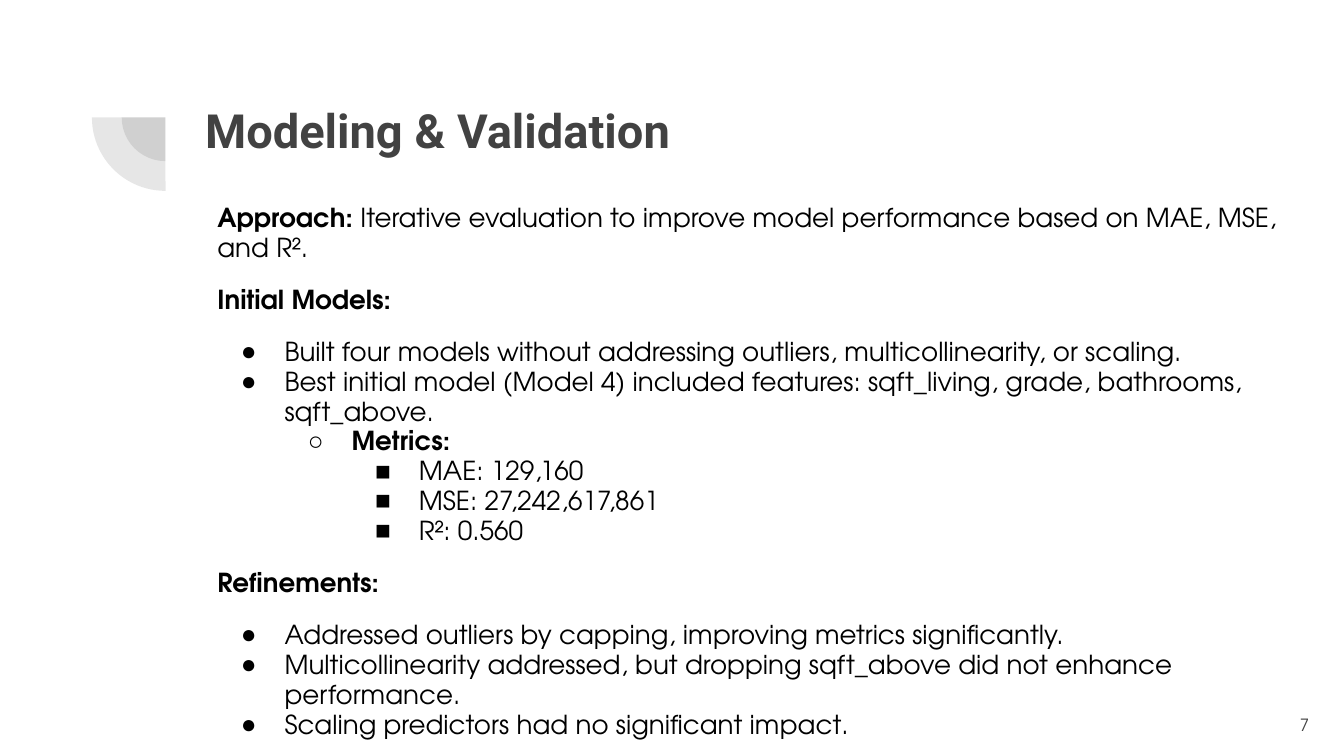
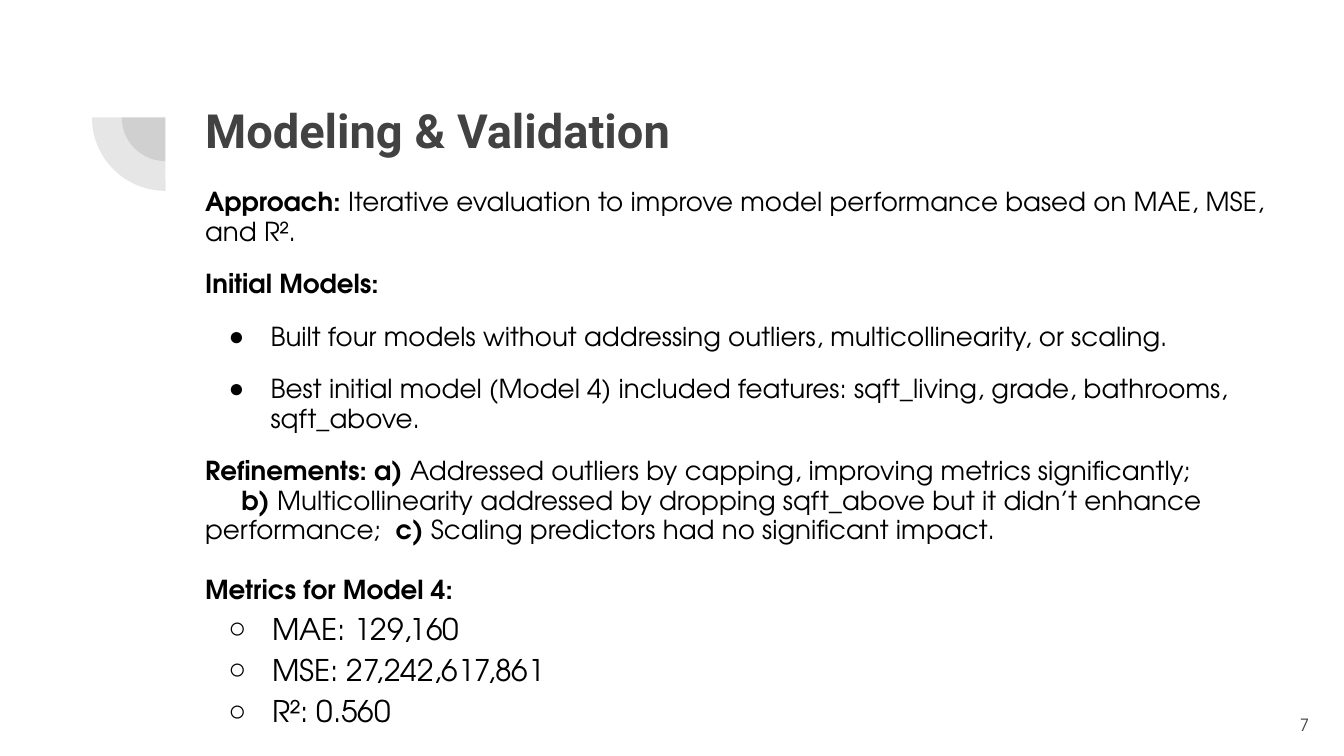
Before and after one commit to engige/king_county_modeling_project_g19, a slide deck: slide 7 of deliverables/King_County_Housing_Price_Modeling.pptx. Drawn at 1344x756 pixels with LibreOffice and Linux fonts; fonts in the diff are those of the drawing. Boxes give left, top, right and bottom in pixels: in the first picture for what was removed or moved away, otherwise in the second. Text is boxed around its words. In the diff, an @@ line names an element or a change of style, - is before the commit and + after.

```diff
--- a/deliverables/King_County_Housing_Price_Modeling.pptx
+++ b/deliverables/King_County_Housing_Price_Modeling.pptx
@@ text "Approach: Iterative evaluation to improve ...": place and size @@
-text "Approach: Iterative evaluation to improve ..." at (217, 207, 1276, 717)
+text "Approach: Iterative evaluation to improve ..." at (205, 191, 1264, 723)
@@ text at (271, 326, 1228, 723): size 14 to 16 pt in "MAE: 129,160", "MSE: 27,242,617,861", "R²: 0.560"; indent changed; more space between paragraphs; bullet ■ to ○; list level 3 to 1 in "MAE: 129,160"; line spacing 0.95 to 1.15; list level 3 to 1 in "MSE: 27,242,617,861"; list level 3 to 1 in "R²: 0.560" @@
@@ text at (205, 460, 1201, 600): text changed; bold off @@
-  ○ Metrics:
+Refinements: a) Addressed outliers by capping, improving metrics significantly; b) Multicollinearity addressed by dropping sqft_above but it didn’t enhance performance; c) Scaling predictors had no significant impact.
+Metrics for Model 4:
@@ text at (217, 572, 1172, 717): paragraphs removed @@
-Refinements:
-● Addressed outliers by capping, improving metrics significantly.
-● Multicollinearity addressed, but dropping sqft_above did not enhance performance.
-● Scaling predictors had no significant impact.
```
Also in this commit, not shown: 5 other slides changed, 2 other files.
